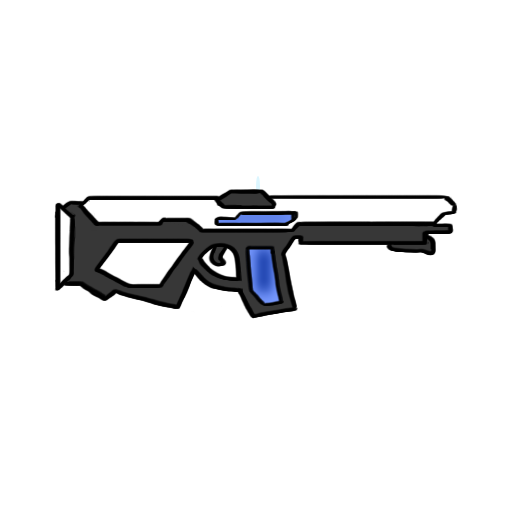
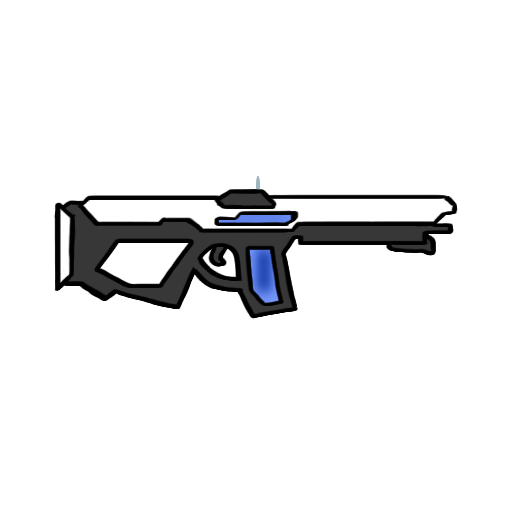
Layer changes from the first 512px x 512px image to the second:
painted on "Layer 2" over bbox(54, 176, 458, 319)
